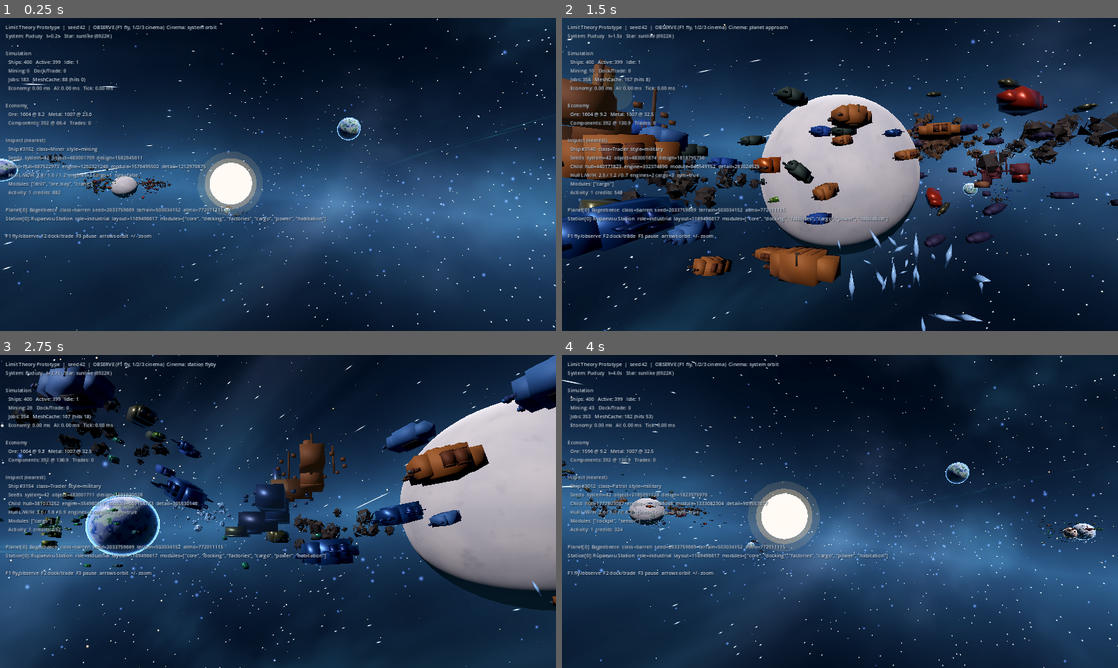
Above: before the commit, frames 1-4 (two rows, left to right).
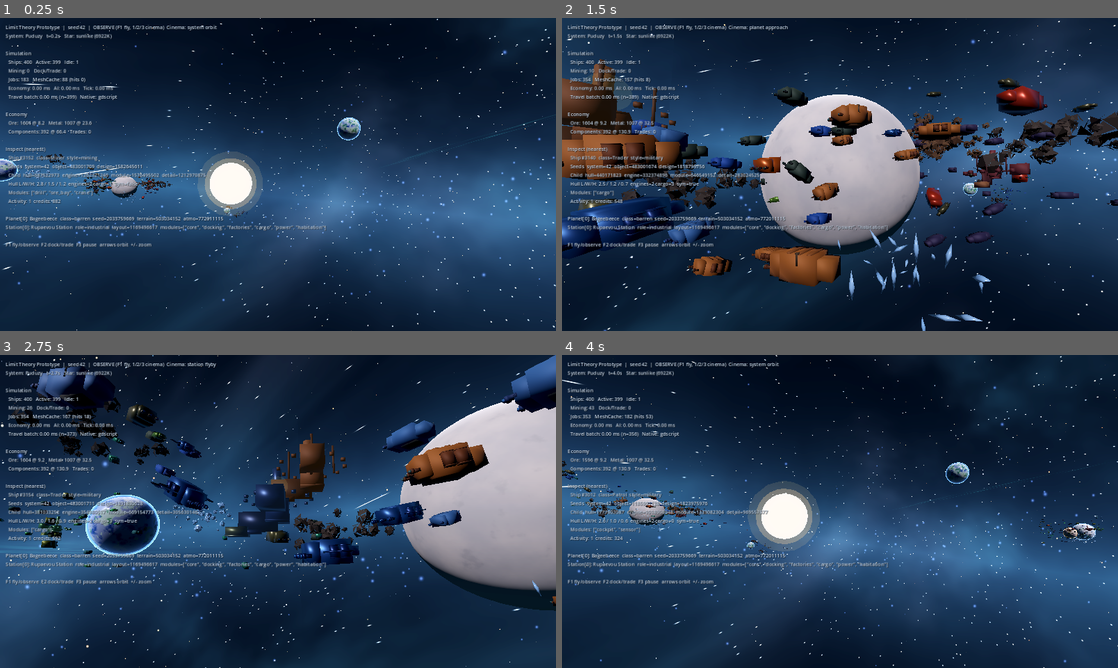
Above: after the commit, the same moments.

Repository: GeneralKnowledge/EternalWar
Game: Godot game, scene res://scenes/main.tscn
Two runs of this game, one before a commit and one after it. Both use one fixed random seed, a clock stepped at 60 frames per second and the inputs below.
Inputs (mouse positions are in pixels of both pictures, inside the frame that each line leads up to):
- Up to frame 1 (0.25 s): no input
- Up to frame 2 (1.5 s): tap Enter at 0.5 s; move the mouse to (962, 158) at 0.52 s; hold Right (ui_right) 0.53-1.28 s; tap 1 at 0.6 s; click (962, 158) at 0.67 s; tap Space at 0.77 s; move the mouse to (728, 190) at 1.27 s; hold Down (ui_down) from 1.28 s (still down); tap 2 at 1.35 s
- Up to frame 3 (2.75 s): tap Space at 1.52 s; move the mouse to (333, 442) at 2.02 s; release Down (ui_down) at 2.03 s; hold Right (ui_right) from 2.03 s (still down); tap 3 at 2.1 s
- Up to frame 4 (4 s): move the mouse to (812, 574) at 2.77 s; release Right (ui_right) at 2.78 s; hold Up (ui_up) 2.78-3.53 s; tap C at 2.85 s; click (812, 574) at 2.92 s; tap Space at 3.02, 3.77 s; move the mouse to (1006, 558) at 3.52 s; hold Left (ui_left) from 3.53 s (still down); tap 1 at 3.6 s

The runs differ from the first frame. In frame 1, 3.9% of the frame differs, in the area x 1-59%, y 24-74%; in frame 2, 3.7%; in frame 3, 3.8%; in frame 4, 3.9%.

Commit message:
Add Rust GDExtension kernels for travel and MultiMesh sync
Stop deferring native code: scaffold ew_kernels (gdext), batch TRAVEL
integration and far-field ship transforms through NativeBridge with a
GDScript fallback, and document the packed-array boundary.

Co-authored-by: GeneralKnowledge <GeneralKnowledge@users.noreply.github.com>

Diff:
--- a/presentation/debug_overlay.gd
+++ b/presentation/debug_overlay.gd
@@ -59,6 +59,9 @@
 		"  Mining: %d   Dock/Trade: %d" % [p.get("ships_mining", 0), p.get("ships_trading", 0)],
 		"  Jobs: %d   MeshCache: %d (hits %d)" % [m.get("job_count", 0), cache.get("entries", 0), cache.get("hits", 0)],
 		"  Economy: %.2f ms   AI: %.2f ms   Tick: %.2f ms" % [p.get("economy_ms", 0.0), p.get("ai_ms", 0.0), p.get("sim_ms", 0.0)],
+		"  Travel batch: %.2f ms (n=%d)   Native: %s" % [
+			p.get("travel_batch_ms", 0.0), int(p.get("travel_batch_n", 0)), str(p.get("native_backend", NativeBridge.backend_name()))
+		],
 		"",
 		"Economy",
 		"  Ore: %.0f @ %.1f   Metal: %.0f @ %.1f" % [m.get("total_ore", 0.0), prices.get(Commodities.ORE, 0.0), m.get("total_metal", 0.0), prices.get(Commodities.METAL, 0.0)],
--- a/presentation/system_presenter.gd
+++ b/presentation/system_presenter.gd
@@ -652,6 +652,15 @@
 	var nearest: Dictionary = {}
 	var near_candidates: Array = [] # {dist, index}
 
+	# SoA buckets per ship class for native MultiMesh apply.
+	var batch_local: Dictionary = {} # sc -> PackedInt32Array
+	var batch_pos: Dictionary = {}
+	var batch_head: Dictionary = {}
+	var batch_scale: Dictionary = {}
+	var batch_hidden: Dictionary = {}
+	var batch_color_i: Dictionary = {} # sc -> Array of local indices needing color
+	var batch_color_c: Dictionary = {} # sc -> Array of Color
+
 	for i in ships.size():
 		var s: Dictionary = ships[i]
 		var meta: Dictionary = _ship_index_map[i]
@@ -659,35 +668,77 @@
 		var local_i: int = int(meta["local"])
 		if not _ship_mm.has(sc):
 			continue
-		var mm: MultiMesh = _ship_mm[sc].multimesh
 		var pos: Vector3 = s["position"]
 		var dist := cam_pos.distance_to(pos) if _camera != null else 800.0
 		if dist < nearest_dist:
 			nearest_dist = dist
 			nearest = s
 
+		if not batch_local.has(sc):
+			batch_local[sc] = PackedInt32Array()
+			batch_pos[sc] = PackedFloat32Array()
+			batch_head[sc] = PackedFloat32Array()
+			batch_scale[sc] = PackedFloat32Array()
+			batch_hidden[sc] = PackedInt32Array()
+			batch_color_i[sc] = []
+			batch_color_c[sc] = []
+
+		var locals: PackedInt32Array = batch_local[sc]
+		var positions: PackedFloat32Array = batch_pos[sc]
+		var headings: PackedFloat32Array = batch_head[sc]
+		var scales: PackedFloat32Array = batch_scale[sc]
+		var hidden: PackedInt32Array = batch_hidden[sc]
+
+		locals.append(local_i)
+		positions.append(pos.x)
+		positions.append(pos.y)
+		positions.append(pos.z)
+		var heading: Vector3 = s.get("heading", Vector3(0, 0, -1))
+		headings.append(heading.x)
+		headings.append(heading.y)
+		headings.append(heading.z)
+
+		var hide := false
 		if int(s.get("docked_station_id", -1)) >= 0 and not s.get("is_player", false):
-			mm.set_instance_transform(local_i, Transform3D(Basis.IDENTITY.scaled(Vector3.ZERO), pos))
-			continue
-
-		if dist < VisualLOD.DIST_LOW or s.get("is_player", false):
+			hide = true
+		elif dist < VisualLOD.DIST_LOW or s.get("is_player", false):
 			near_candidates.append({"dist": dist, "index": i, "lod": VisualLOD.for_distance(dist)})
-			# Hide MultiMesh for now; may restore if over cap.
-			mm.set_instance_transform(local_i, Transform3D(Basis.IDENTITY.scaled(Vector3.ZERO), pos))
-		else:
-			var heading: Vector3 = s["heading"]
-			if heading.length_squared() < 0.001:
-				heading = Vector3(0, 0, -1)
-			var basis := Basis.looking_at(heading.normalized(), Vector3.UP)
-			var scale := _ship_scale(s)
-			if dist > VisualLOD.DIST_BATCH * 0.5:
-				scale *= 0.85
-			mm.set_instance_transform(local_i, Transform3D(basis.scaled(Vector3.ONE * scale), pos))
+			hide = true
+
+		var scale := _ship_scale(s)
+		if not hide and dist > VisualLOD.DIST_BATCH * 0.5:
+			scale *= 0.85
+		scales.append(scale)
+		hidden.append(1 if hide else 0)
+
+		if not hide:
 			var design: Dictionary = s.get("design", {})
 			var col: Color = design.get("color", Color(0.7, 0.75, 0.85))
 			if s.get("is_player", false):
 				col = Color(1.0, 0.95, 0.55)
-			mm.set_instance_color(local_i, col)
+			batch_color_i[sc].append(local_i)
+			batch_color_c[sc].append(col)
+
+		batch_local[sc] = locals
+		batch_pos[sc] = positions
+		batch_head[sc] = headings
+		batch_scale[sc] = scales
+		batch_hidden[sc] = hidden
+
+	for sc2 in batch_local.keys():
+		var mm: MultiMesh = _ship_mm[sc2].multimesh
+		NativeBridge.apply_ship_transforms(
+			mm,
+			batch_local[sc2],
+			batch_pos[sc2],
+			batch_head[sc2],
+			batch_scale[sc2],
+			batch_hidden[sc2],
+		)
+		var cols_i: Array = batch_color_i[sc2]
+		var cols_c: Array = batch_color_c[sc2]
+		for ci in cols_i.size():
+			mm.set_instance_color(int(cols_i[ci]), cols_c[ci])
 
 	near_candidates.sort_custom(func(a, b): return float(a["dist"]) < float(b["dist"]))
 	var keep: Dictionary = {}
@@ -699,19 +750,19 @@
 		if n_keep >= NEAR_SHIP_CAP and not is_player:
 			# Over cap — restore MultiMesh archetype
 			var meta2: Dictionary = _ship_index_map[idx]
-			var sc2: int = int(meta2["class"])
+			var sc3: int = int(meta2["class"])
 			var local2: int = int(meta2["local"])
-			if _ship_mm.has(sc2):
+			if _ship_mm.has(sc3):
 				var heading2: Vector3 = s["heading"]
 				if heading2.length_squared() < 0.001:
 					heading2 = Vector3(0, 0, -1)
 				var basis2 := Basis.looking_at(heading2.normalized(), Vector3.UP)
 				var scale2 := _ship_scale(s) * 1.05
-				_ship_mm[sc2].multimesh.set_instance_transform(
+				_ship_mm[sc3].multimesh.set_instance_transform(
 					local2, Transform3D(basis2.scaled(Vector3.ONE * scale2), s["position"])
 				)
 				var design2: Dictionary = s.get("design", {})
-				_ship_mm[sc2].multimesh.set_instance_color(
+				_ship_mm[sc3].multimesh.set_instance_color(
 					local2, design2.get("color", Color(0.7, 0.75, 0.85))
 				)
 			continue
--- /dev/null
+++ b/simulation/native_bridge.gd
@@ -0,0 +1,270 @@
+## Optional Rust GDExtension bridge with GDScript fallbacks.
+## Prefer native kernels when ClassDB has NativeKernels; otherwise identical SoA math in GDScript.
+class_name NativeBridge
+extends RefCounted
+
+const STATUS_TRAVELING := 0
+const STATUS_ARRIVED := 1
+const STATUS_INVALID := 2
+
+static var _kernels: RefCounted = null
+static var _checked := false
+static var _available := false
+static var _version := "gdscript-fallback"
+
+
+static func available() -> bool:
+	_ensure()
+	return _available
+
+
+static func version() -> String:
+	_ensure()
+	return _version
+
+
+static func backend_name() -> String:
+	_ensure()
+	return "rust" if _available else "gdscript"
+
+
+static func _ensure() -> void:
+	if _checked:
+		return
+	_checked = true
+	if ClassDB.class_exists("NativeKernels"):
+		_kernels = ClassDB.instantiate("NativeKernels")
+		if _kernels != null and _kernels.has_method("is_available") and bool(_kernels.call("is_available")):
+			_available = true
+			_version = str(_kernels.call("version"))
+			return
+	_kernels = null
+	_available = false
+	_version = "gdscript-fallback"
+
+
+## Integrate TRAVEL for a batch. Mutates ship dictionaries in `ships` (Array of Dictionary).
+## `destinations` is Array of Vector3 (same length). Returns PackedInt32Array status codes.
+static func integrate_travel_ships(ships: Array, destinations: Array, arrive_radii: PackedFloat32Array, dt: float) -> PackedInt32Array:
+	var n := ships.size()
+	var positions := PackedFloat32Array()
+	var headings := PackedFloat32Array()
+	var velocities := PackedFloat32Array()
+	var dests := PackedFloat32Array()
+	var speeds := PackedFloat32Array()
+	positions.resize(n * 3)
+	headings.resize(n * 3)
+	velocities.resize(n * 3)
+	dests.resize(n * 3)
+	speeds.resize(n)
+	for i in n:
+		var s: Dictionary = ships[i]
+		var p: Vector3 = s["position"]
+		var h: Vector3 = s.get("heading", Vector3(0, 0, -1))
+		var v: Vector3 = s.get("velocity", Vector3.ZERO)
+		var d: Vector3 = destinations[i]
+		var i3 := i * 3
+		positions[i3] = p.x
+		positions[i3 + 1] = p.y
+		positions[i3 + 2] = p.z
+		headings[i3] = h.x
+		headings[i3 + 1] = h.y
+		headings[i3 + 2] = h.z
+		velocities[i3] = v.x
+		velocities[i3 + 1] = v.y
+		velocities[i3 + 2] = v.z
+		dests[i3] = d.x
+		dests[i3 + 1] = d.y
+		dests[i3 + 2] = d.z
+		speeds[i] = float(s["speed"])
+
+	var status: PackedInt32Array
+	if available():
+		var result: Dictionary = _kernels.call(
+			"integrate_travel", positions, headings, velocities, dests, speeds, arrive_radii, dt
+		)
+		if not bool(result.get("ok", false)):
+			return _integrate_travel_gdscript(ships, destinations, arrive_radii, dt)
+		positions = result["positions"]
+		headings = result["headings"]
+		velocities = result["velocities"]
+		status = result["status"]
+	else:
+		var fb := _integrate_travel_core(positions, headings, velocities, dests, speeds, arrive_radii, dt)
+		positions = fb["positions"]
+		headings = fb["headings"]
+		velocities = fb["velocities"]
+		status = fb["status"]
+
+	for i in n:
+		var s2: Dictionary = ships[i]
+		var j := i * 3
+		s2["position"] = Vector3(positions[j], positions[j + 1], positions[j + 2])
+		s2["heading"] = Vector3(headings[j], headings[j + 1], headings[j + 2])
+		s2["velocity"] = Vector3(velocities[j], velocities[j + 1], velocities[j + 2])
+	return status
+
+
+static func _integrate_travel_gdscript(
+	ships: Array, destinations: Array, arrive_radii: PackedFloat32Array, dt: float
+) -> PackedInt32Array:
+	var n := ships.size()
+	var positions := PackedFloat32Array()
+	var headings := PackedFloat32Array()
+	var velocities := PackedFloat32Array()
+	var dests := PackedFloat32Array()
+	var speeds := PackedFloat32Array()
+	positions.resize(n * 3)
+	headings.resize(n * 3)
+	velocities.resize(n * 3)
+	dests.resize(n * 3)
+	speeds.resize(n)
+	for i in n:
+		var s: Dictionary = ships[i]
+		var p: Vector3 = s["position"]
+		var h: Vector3 = s.get("heading", Vector3(0, 0, -1))
+		var v: Vector3 = s.get("velocity", Vector3.ZERO)
+		var d: Vector3 = destinations[i]
+		var i3 := i * 3
+		positions[i3] = p.x
+		positions[i3 + 1] = p.y
+		positions[i3 + 2] = p.z
+		headings[i3] = h.x
+		headings[i3 + 1] = h.y
+		headings[i3 + 2] = h.z
+		velocities[i3] = v.x
+		velocities[i3 + 1] = v.y
+		velocities[i3 + 2] = v.z
+		dests[i3] = d.x
+		dests[i3 + 1] = d.y
+		dests[i3 + 2] = d.z
+		speeds[i] = float(s["speed"])
+	var fb := _integrate_travel_core(positions, headings, velocities, dests, speeds, arrive_radii, dt)
+	positions = fb["positions"]
+	headings = fb["headings"]
+	velocities = fb["velocities"]
+	var status: PackedInt32Array = fb["status"]
+	for i in n:
+		var s2: Dictionary = ships[i]
+		var j := i * 3
+		s2["position"] = Vector3(positions[j], positions[j + 1], positions[j + 2])
+		s2["heading"] = Vector3(headings[j], headings[j + 1], headings[j + 2])
+		s2["velocity"] = Vector3(velocities[j], velocities[j + 1], velocities[j + 2])
+	return status
+
+
+static func _integrate_travel_core(
+	positions: PackedFloat32Array,
+	headings: PackedFloat32Array,
+	velocities: PackedFloat32Array,
+	destinations: PackedFloat32Array,
+	speeds: PackedFloat32Array,
+	arrive: PackedFloat32Array,
+	dt: float,
+) -> Dictionary:
+	var n := speeds.size()
+	var status := PackedInt32Array()
+	status.resize(n)
+	for i in n:
+		var i3 := i * 3
+		var px := positions[i3]
+		var py := positions[i3 + 1]
+		var pz := positions[i3 + 2]
+		var dx := destinations[i3] - px
+		var dy := destinations[i3 + 1] - py
+		var dz := destinations[i3 + 2] - pz
+		var dist_sq := dx * dx + dy * dy + dz * dz
+		if not is_finite(dist_sq):
+			status[i] = STATUS_INVALID
+			continue
+		var dist := sqrt(dist_sq)
+		var arr := arrive[i]
+		if dist <= arr:
+			status[i] = STATUS_ARRIVED
+			velocities[i3] = 0.0
+			velocities[i3 + 1] = 0.0
+			velocities[i3 + 2] = 0.0
+			continue
+		var inv := 1.0 / dist
+		var dir_x := dx * inv
+		var dir_y := dy * inv
+		var dir_z := dz * inv
+		headings[i3] = dir_x
+		headings[i3 + 1] = dir_y
+		headings[i3 + 2] = dir_z
+		var speed := speeds[i]
+		var max_step := maxf(dist - arr * 0.5, 0.0)
+		var step := minf(speed * dt, max_step)
+		positions[i3] = px + dir_x * step
+		positions[i3 + 1] = py + dir_y * step
+		positions[i3 + 2] = pz + dir_z * step
+		velocities[i3] = dir_x * speed
+		velocities[i3 + 1] = dir_y * speed
+		velocities[i3 + 2] = dir_z * speed
+		status[i] = STATUS_TRAVELING
+	return {
+		"positions": positions,
+		"headings": headings,
+		"velocities": velocities,
+		"status": status,
+	}
+
+
+## Apply far-field MultiMesh transforms via native kernel when available.
+static func apply_ship_transforms(
+	mm: MultiMesh,
+	local_indices: PackedInt32Array,
+	positions: PackedFloat32Array,
+	headings: PackedFloat32Array,
+	scales: PackedFloat32Array,
+	hidden: PackedInt32Array,
+) -> int:
+	var n := scales.size()
+	if available() and _kernels.has_method("apply_ship_transforms"):
+		return int(_kernels.call(
+			"apply_ship_transforms", mm, local_indices, positions, headings, scales, hidden
+		))
+	# GDScript fallback
+	for i in n:
+		var i3 := i * 3
+		var pos := Vector3(positions[i3], positions[i3 + 1], positions[i3 + 2])
+		if hidden[i] != 0:
+			mm.set_instance_transform(local_indices[i], Transform3D(Basis.IDENTITY.scaled(Vector3.ZERO), pos))
+			continue
+		var heading := Vector3(headings[i3], headings[i3 + 1], headings[i3 + 2])
+		if heading.length_squared() < 0.001:
+			heading = Vector3(0, 0, -1)
+		var basis := Basis.looking_at(heading.normalized(), Vector3.UP)
+		var s := scales[i]
+		mm.set_instance_transform(local_indices[i], Transform3D(basis.scaled(Vector3.ONE * s), pos))
+	return n
+
+
+static func bench_travel_ms(n: int, iters: int) -> float:
+	_ensure()
+	if available() and _kernels.has_method("bench_travel"):
+		return float(_kernels.call("bench_travel", n, iters))
+	# Approximate GDScript cost for comparison
+	var positions := PackedFloat32Array()
+	var headings := PackedFloat32Array()
+	var velocities := PackedFloat32Array()
+	var dests := PackedFloat32Array()
+	var speeds := PackedFloat32Array()
+	var arrive := PackedFloat32Array()
+	positions.resize(n * 3)
+	headings.resize(n * 3)
+	velocities.resize(n * 3)
+	dests.resize(n * 3)
+	speeds.resize(n)
+	arrive.resize(n)
+	for i in n:
+		positions[i * 3] = float(i) * 0.1
+		dests[i * 3] = positions[i * 3] + 500.0
+		dests[i * 3 + 1] = 10.0
+		dests[i * 3 + 2] = 20.0
+		speeds[i] = 80.0
+		arrive[i] = 35.0
+	var t0 := Time.get_ticks_usec()
+	for _k in iters:
+		_integrate_travel_core(positions, headings, velocities, dests, speeds, arrive, 0.05)
+	return float(Time.get_ticks_usec() - t0) / 1000.0
--- a/simulation/ship_ai.gd
+++ b/simulation/ship_ai.gd
@@ -49,7 +49,7 @@
 
 
 func _travel(world: Dictionary, ship: Dictionary, dt: float) -> void:
-	var target_pos: Variant = _target_position(world, ship)
+	var target_pos: Variant = target_position(world, ship)
 	if typeof(target_pos) != TYPE_VECTOR3:
 		ship["activity"] = SimEntities.Activity.IDLE
 		ship["job"] = {}
@@ -58,9 +58,9 @@
 	var dest: Vector3 = target_pos
 	var to: Vector3 = dest - pos
 	var dist: float = to.length()
-	var arrive: float = 35.0 if ship["target_kind"] == "station" else 45.0
+	var arrive: float = arrive_radius(ship)
 	if dist <= arrive:
-		_on_arrive(world, ship)
+		on_arrive(world, ship)
 		return
 	var dir: Vector3 = to / dist
 	ship["heading"] = dir
@@ -68,6 +68,18 @@
 	var step: float = minf(dist - arrive * 0.5, speed * dt)
 	ship["position"] = pos + dir * step
 	ship["velocity"] = dir * speed
+
+
+func arrive_radius(ship: Dictionary) -> float:
+	return 35.0 if ship["target_kind"] == "station" else 45.0
+
+
+func target_position(world: Dictionary, ship: Dictionary) -> Variant:
+	return _target_position(world, ship)
+
+
+func on_arrive(world: Dictionary, ship: Dictionary) -> void:
+	_on_arrive(world, ship)
 
 
 func _on_arrive(world: Dictionary, ship: Dictionary) -> void:
--- a/simulation/star_system_sim.gd
+++ b/simulation/star_system_sim.gd
@@ -15,6 +15,9 @@
 	"sim_ms": 0.0,
 	"economy_ms": 0.0,
 	"ai_ms": 0.0,
+	"travel_batch_ms": 0.0,
+	"travel_batch_n": 0,
+	"native_backend": "gdscript",
 	"ships_total": 0,
 	"ships_active": 0,
 	"ships_mining": 0,
@@ -34,6 +37,7 @@
 	ai = ShipAI.new(economy, SeededRNG.new(SeededRNG.combine_seeds(p_seed, 777)))
 	economy.last_refresh_time = -999.0
 	economy.tick(world, 0.0)
+	perf["native_backend"] = NativeBridge.backend_name()
 
 
 func tick(dt: float) -> void:
@@ -54,6 +58,7 @@
 
 	perf["sim_ms"] = float(Time.get_ticks_usec() - t0) / 1000.0
 	perf["ships_total"] = world["ships"].size()
+	perf["native_backend"] = NativeBridge.backend_name()
 	if int(world["tick"]) % 30 == 0:
 		economy_updated.emit(economy.metrics)
 
@@ -63,14 +68,66 @@
 	var n := ships.size()
 	if n == 0:
 		return
-	# Update all ships for movement correctness; stagger is optional later.
+
+	# Batch TRAVEL through NativeBridge (Rust GDExtension when loaded).
+	var travel_ships: Array = []
+	var destinations: Array = []
+	var arrive_radii := PackedFloat32Array()
+	var travel_is_patrol: Array = [] # bool per travel ship
+
+	for ship in ships:
+		if ship.get("is_player", false):
+			continue
+		var is_patrol := int(ship["ship_class"]) == SimEntities.ShipClass.PATROL
+		# Patrol ships without a target still need AI to pick one.
+		if is_patrol and (ship["activity"] != SimEntities.Activity.TRAVEL or int(ship["target_id"]) < 0):
+			ai.tick_ship(world, ship, dt)
+			continue
+		if int(ship["activity"]) == SimEntities.Activity.TRAVEL:
+			var dest: Variant = ai.target_position(world, ship)
+			if typeof(dest) != TYPE_VECTOR3:
+				ai.tick_ship(world, ship, dt)
+				continue
+			travel_ships.append(ship)
+			destinations.append(dest)
+			arrive_radii.append(ai.arrive_radius(ship))
+			travel_is_patrol.append(is_patrol)
+		else:
+			ai.tick_ship(world, ship, dt)
+
+	var t_batch := Time.get_ticks_usec()
+	if not travel_ships.is_empty():
+		var status: PackedInt32Array = NativeBridge.integrate_travel_ships(
+			travel_ships, destinations, arrive_radii, dt
+		)
+		for i in travel_ships.size():
+			var ship2: Dictionary = travel_ships[i]
+			if int(status[i]) != NativeBridge.STATUS_ARRIVED:
+				continue
+			if bool(travel_is_patrol[i]):
+				ship2["activity"] = SimEntities.Activity.IDLE
+				ship2["action_timer"] = 1.0
+				ship2["target_id"] = -1
+			else:
+				ai.on_arrive(world, ship2)
+	perf["travel_batch_ms"] = float(Time.get_ticks_usec() - t_batch) / 1000.0
+	perf["travel_batch_n"] = travel_ships.size()
+
+	# Patrol linger countdown (ships that arrived earlier).
+	for ship3 in ships:
+		if int(ship3["ship_class"]) != SimEntities.ShipClass.PATROL:
+			continue
+		if float(ship3.get("action_timer", 0.0)) > 0.0:
+			ship3["action_timer"] = float(ship3["action_timer"]) - dt
+			if float(ship3["action_timer"]) <= 0.0:
+				ship3["target_id"] = -1
+
 	var active := 0
 	var mining := 0
 	var trading := 0
 	var idle := 0
-	for ship in ships:
-		ai.tick_ship(world, ship, dt)
-		var act: int = int(ship["activity"])
+	for ship4 in ships:
+		var act: int = int(ship4["activity"])
 		if act == SimEntities.Activity.IDLE:
 			idle += 1
 		else:
--- a/tests/run_tests.gd
+++ b/tests/run_tests.gd
@@ -23,6 +23,7 @@
 	_test_ships_become_active()
 	_test_prices_respond_to_supply()
 	_test_perf_benchmarks()
+	_test_native_kernels()
 	print("=== Results: %d passed, %d failed ===" % [_passed, _failed])
 	quit(1 if _failed > 0 else 0)
 
@@ -265,6 +266,7 @@
 
 func _test_perf_benchmarks() -> void:
 	print("--- Perf benchmarks ---")
+	print("  native_backend=%s  version=%s" % [NativeBridge.backend_name(), NativeBridge.version()])
 	var sizes := [400, 1000]
 	for n in sizes:
 		MeshCache.clear()
@@ -285,13 +287,49 @@
 		for _i in 60:
 			sim.tick(0.05)
 		var tick_ms := (Time.get_ticks_usec() - t0) / 1000.0
-		print("  ships=%d  gen=%.1fms  mesh=%.1fms  60ticks=%.1fms  econ=%.2f ai=%.2f" % [
+		print("  ships=%d  gen=%.1fms  mesh=%.1fms  60ticks=%.1fms  econ=%.2f ai=%.2f travel_batch=%.2f (n=%d) backend=%s" % [
 			n, gen_ms, mesh_ms, tick_ms, float(sim.perf.get("economy_ms", 0)), float(sim.perf.get("ai_ms", 0)),
+			float(sim.perf.get("travel_batch_ms", 0)), int(sim.perf.get("travel_batch_n", 0)),
+			str(sim.perf.get("native_backend", "?")),
 		])
 		_ok("Perf gen ships=%d under 5s" % n, gen_ms < 5000.0)
 		_ok("Perf mesh ships=%d under 10s" % n, mesh_ms < 10000.0)
-	# Document larger targets without failing CI on soft hardware
-	print("  (5000/10000/50000 ship targets: measure locally; Rust candidate if mesh_ms dominates)")
+	var rust_ms := NativeBridge.bench_travel_ms(2000, 200)
+	print("  travel microbench n=2000 iters=200 → %.3fms (%s)" % [rust_ms, NativeBridge.backend_name()])
+	_ok("Travel microbench finishes", rust_ms >= 0.0)
+	print("  (5000/10000/50000 ship targets: measure locally; extend native/ew_kernels for new SoA kernels)")
+
+
+func _test_native_kernels() -> void:
+	print("--- Native kernels ---")
+	_ok("NativeBridge reports a backend", NativeBridge.backend_name() in ["rust", "gdscript"])
+	# Travel math equivalence: one ship toward a far destination.
+	var ships: Array = [{
+		"position": Vector3.ZERO,
+		"heading": Vector3(0, 0, -1),
+		"velocity": Vector3.ZERO,
+		"speed": 100.0,
+	}]
+	var dests: Array = [Vector3(1000, 0, 0)]
+	var arrive := PackedFloat32Array([35.0])
+	var status: PackedInt32Array = NativeBridge.integrate_travel_ships(ships, dests, arrive, 0.05)
+	_ok("Travel status traveling", status.size() == 1 and int(status[0]) == NativeBridge.STATUS_TRAVELING)
+	var p: Vector3 = ships[0]["position"]
+	_ok("Travel stepped ~5 units", absf(p.x - 5.0) < 0.01, "pos=%s" % p)
+	# Arrive
+	ships[0]["position"] = Vector3(10, 0, 0)
+	status = NativeBridge.integrate_travel_ships(ships, dests, arrive, 0.05)
+	# dest still 1000 — not arrived. Place near dest.
+	ships[0]["position"] = Vector3(980, 0, 0)
+	status = NativeBridge.integrate_travel_ships(ships, [Vector3(1000, 0, 0)], arrive, 0.05)
+	_ok("Travel arrives within radius", int(status[0]) == NativeBridge.STATUS_ARRIVED)
+	# Sim uses batch path and stays deterministic across backends for seed.
+	var sim := StarSystemSim.new()
+	sim.generate(99, 120)
+	for _i in 40:
+		sim.tick(0.05)
+	_ok("Sim ticks with native travel batch", int(sim.world["tick"]) == 40)
+	_ok("Travel batch recorded", int(sim.perf.get("travel_batch_n", -1)) >= 0)
 
 
 func _test_economy_runs() -> void:
Not shown, changed: .gitignore
Not shown, changed: README.md
Not shown, added: bin/ew_kernels.gdextension
Not shown, added: bin/libew_kernels.so
Not shown, changed: docs/limit-theory-research.md
Not shown, added: docs/native-kernels.md
Not shown, changed: docs/procedural-visuals.md
Not shown, added: native/build.sh
Not shown, added: native/ew_kernels/.cargo/config.toml
Not shown, added: native/ew_kernels/Cargo.lock
Not shown, added: native/ew_kernels/Cargo.toml
Not shown, added: native/ew_kernels/src/lib.rs
(and 2 more such lines)
